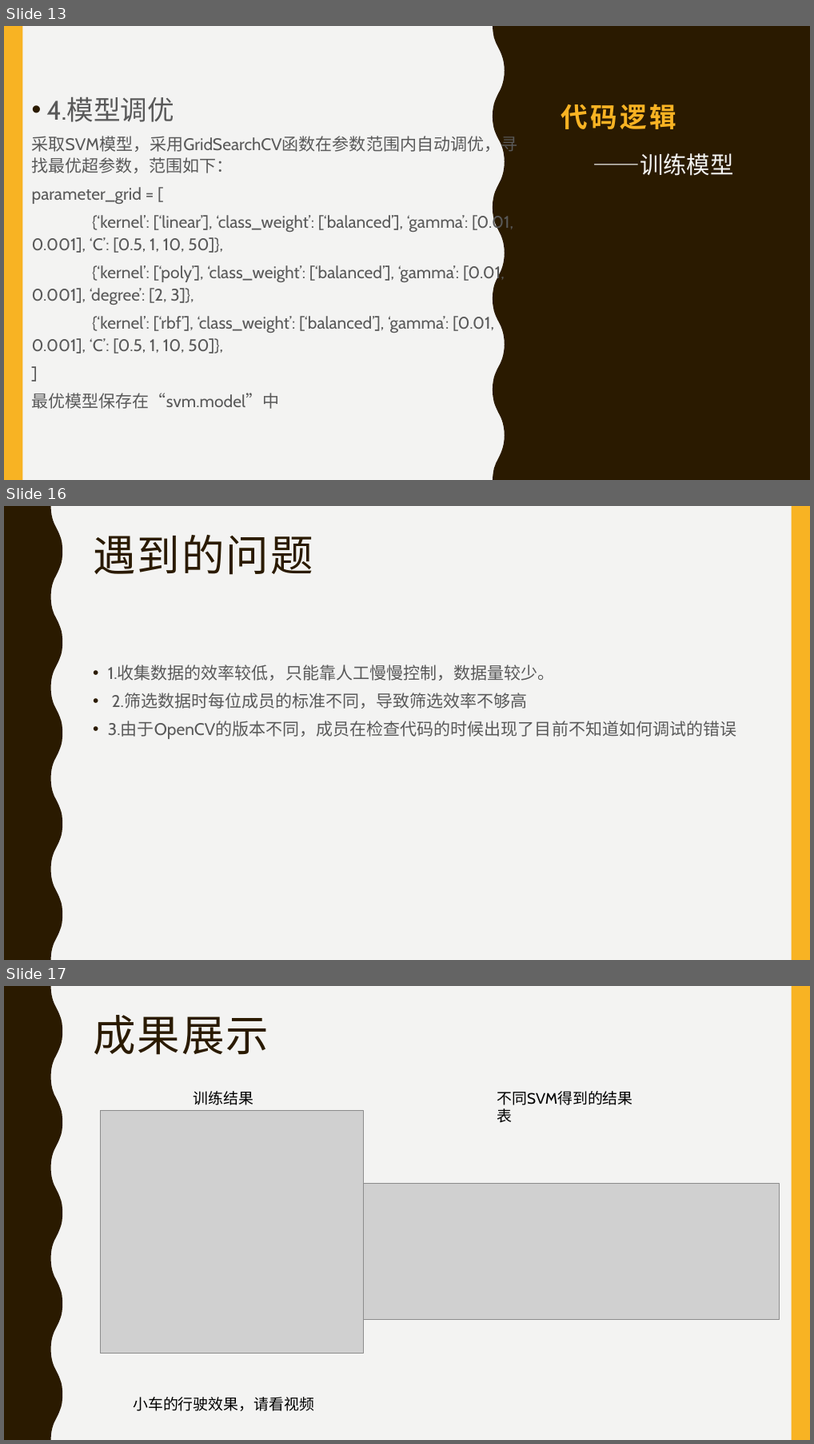
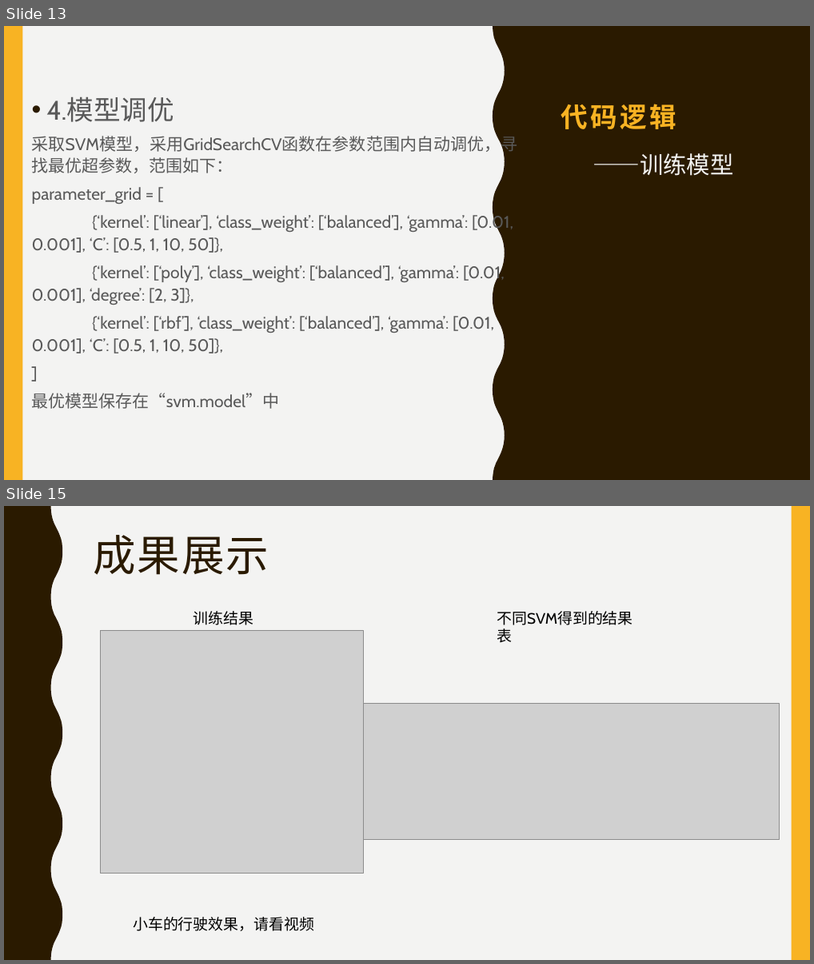
Before and after one commit to info-ruc/ai-project-2017, a slide deck: 2015202009(2)/第二次展示.pptx. Shown one above the other, each under a label of ours: slides 13, 16 and 17 before the commit, slides 13 and 15 after it; the slides between them are not shown. The pictures are 814x1444 and 814x964 pixels, drawn with LibreOffice and Linux fonts; fonts in the diff are those of the drawing; grey boxes stand for pictures. Boxes give left, top, right and bottom in pixels: in the first picture for what was removed or moved away, otherwise in the second. Text is boxed around its words. In the diff, an @@ line names an element or a change of style, - is before the commit and + after.

```diff
--- a/2015202009(2)/第二次展示.pptx
+++ b/2015202009(2)/第二次展示.pptx
@@ slide 16 removed at (4, 506, 810, 960), background #F3F3F2; not listed: 2 template elements that a slide beside it also shows @@
@@ title removed at (93, 535, 314, 575) @@
-遇到的问题
@@ text removed at (108, 664, 737, 739) @@
-• 1.收集数据的效率较低，只能靠人工慢慢控制，数据量较少。
-• 2.筛选数据时每位成员的标准不同，导致筛选效率不够高
-• 3.由于OpenCV的版本不同，成员在检查代码的时候出现了目前不知道如何调试的错误
@@ what was slide 17 is now slide 15 @@
```
Also in this commit, not shown: 5 slides changed, 1 other slide removed, 2 other files.
